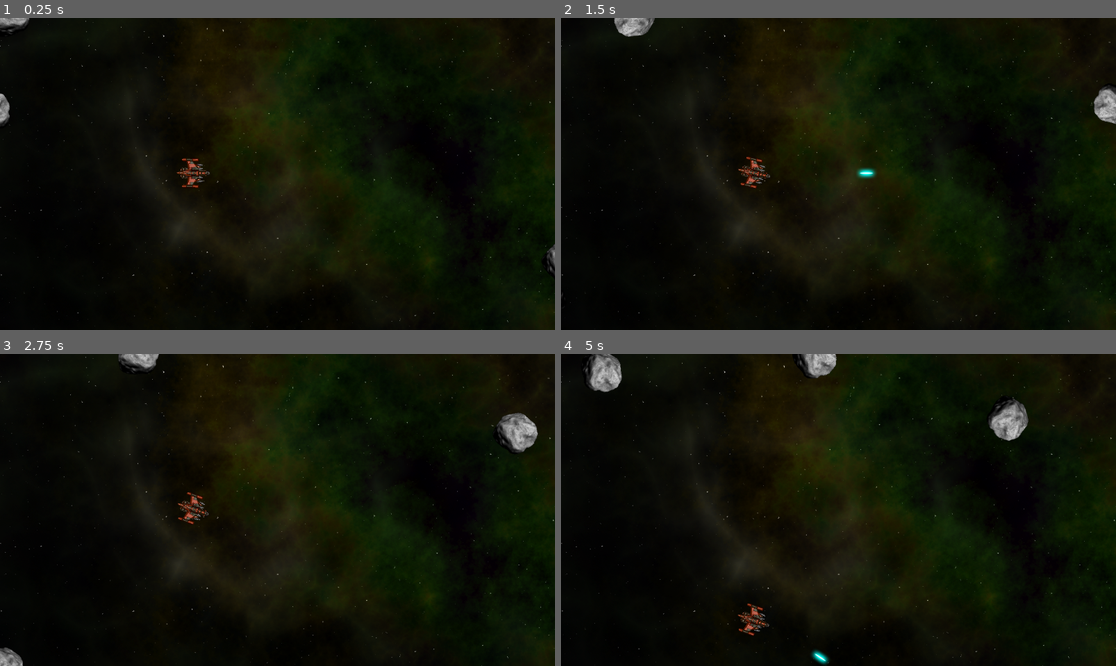
Above: before the commit, frames 1-4 (two rows, left to right).
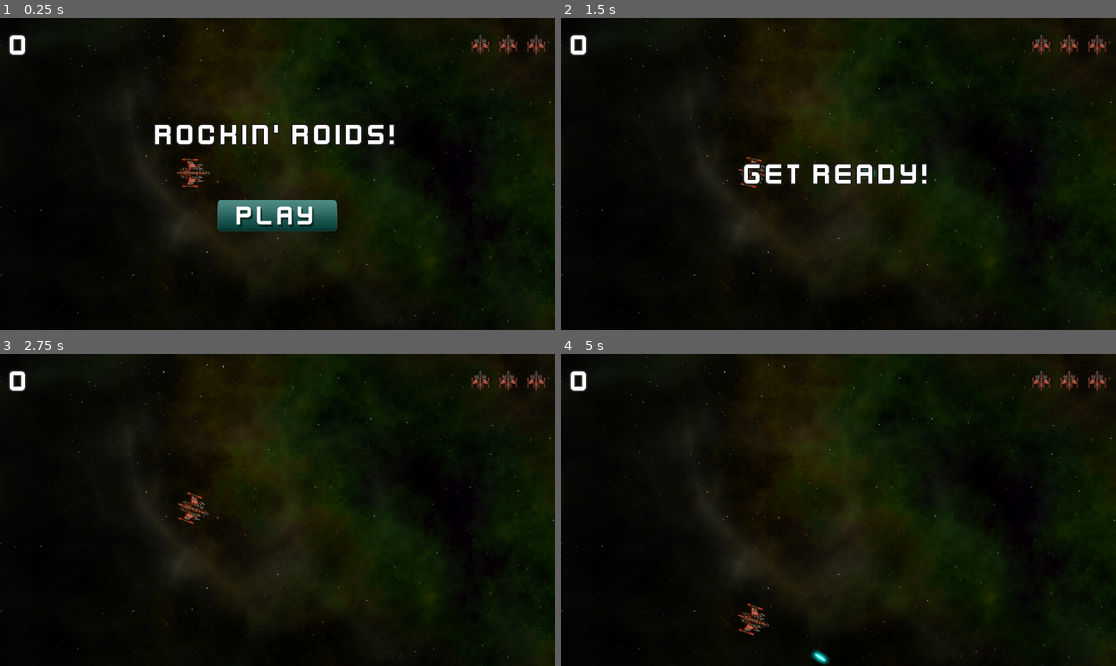
Above: after the commit, the same moments.

Repository: Nordtwig/rockin-roids
Game: Godot game, scene res://main/main.tscn
The game is run twice, just before and just after one commit, with the same random seed, the same clock (stepped at 60 frames per second) and the same inputs.
Inputs (mouse positions are in pixels of both pictures, inside the frame that each line leads up to):
- Up to frame 1 (0.25 s): no input
- Up to frame 2 (1.5 s): click (838, 214) at 0.52 s; hold D (rotate_right) from 1.28 s (still down); hold Space (shoot) from 1.28 s (still down)
- Up to frame 3 (2.75 s): release D (rotate_right) at 2.03 s; release Space (shoot) at 2.03 s; hold A (rotate_left) from 2.03 s (still down); tap Space (shoot) at 2.1 s
- Up to frame 4 (5 s): release A (rotate_left) at 2.78 s; hold D (rotate_right) 2.78-3.53 s; hold Space (shoot) 2.78-3.53 s; hold W (thrust) 3.53-4.28 s; tap Space (shoot) at 3.6 s; hold A (rotate_left) from 4.28 s (still down); hold Space (shoot) from 4.28 s (still down)

The runs differ from the first frame. In frame 1, 4.6% of the frame differs, in the area x 0-100%, y 0-83%; in frame 2, 2.5%; in frame 3, 1.6%; in frame 4, 2.2%.
Error after the commit: Invalid call. Nonexistent function 'reset' in base 'RigidBody2D (player.gd)'. (res://main/main.gd:53)

Commit message:
set up lives counter, startbutton, new game and next level logic

Diff:
--- a/explosion/explosion.tscn
+++ b/explosion/explosion.tscn
@@ -1,6 +1,21 @@
 [gd_scene load_steps=5 format=3 uid="uid://d2ureu03siua3"]
 
 [ext_resource type="Texture2D" uid="uid://bx8eqnsrrvygi" path="res://assets/explosion.png" id="1_ugkvk"]
+
+[sub_resource type="Animation" id="Animation_6fd1w"]
+length = 0.001
+tracks/0/type = "value"
+tracks/0/imported = false
+tracks/0/enabled = true
+tracks/0/path = NodePath(".:frame")
+tracks/0/interp = 1
+tracks/0/loop_wrap = true
+tracks/0/keys = {
+"times": PackedFloat32Array(0),
+"transitions": PackedFloat32Array(1),
+"update": 1,
+"values": [0]
+}
 
 [sub_resource type="Animation" id="Animation_jdhmm"]
 resource_name = "explosion"
@@ -19,21 +34,6 @@
 "values": [0, 63]
 }
 
-[sub_resource type="Animation" id="Animation_6fd1w"]
-length = 0.001
-tracks/0/type = "value"
-tracks/0/imported = false
-tracks/0/enabled = true
-tracks/0/path = NodePath(".:frame")
-tracks/0/interp = 1
-tracks/0/loop_wrap = true
-tracks/0/keys = {
-"times": PackedFloat32Array(0),
-"transitions": PackedFloat32Array(1),
-"update": 1,
-"values": [0]
-}
-
 [sub_resource type="AnimationLibrary" id="AnimationLibrary_r5mqg"]
 _data = {
 "RESET": SubResource("Animation_6fd1w"),
--- a/main/main.gd
+++ b/main/main.gd
@@ -3,12 +3,21 @@
 @export var rock_scene: PackedScene
 
 var screen_size: Vector2 = Vector2.ZERO
+var level: int = 0
+var score: int = 0
+var playing: bool = false
 
 
 func _ready() -> void:
     screen_size = get_viewport().get_visible_rect().size
-    for i in 3:
-        spawn_rock(3)
+    $HUD.start_game.connect(on_hud_start_game)
+
+
+func _process(_delta) -> void:
+    if not playing:
+        return
+    if get_tree().get_nodes_in_group("rocks").size() == 0:
+        new_level()
 
 
 func spawn_rock(size: float, position = null, velocity = null) -> void:
@@ -32,3 +41,26 @@
         var new_pos = pos + dir * radius
         var new_vel = dir * vel.length() * 1.1
         spawn_rock(size - 1, new_pos, new_vel)
+
+
+func new_game() -> void:
+    # remove any rocks from previous game
+    get_tree().call_group("rocks", "queue_free")
+    level = 0
+    score = 0
+    $HUD.update_score(score)
+    $HUD.show_message("Get Ready!")
+    $Player.reset()
+    await $HUD/Timer.timeout
+    playing = true
+
+
+func new_level() -> void:
+    level += 1
+    $HUD.show_message("Wave %s" % level)
+    for i in level:
+        spawn_rock(3)
+
+
+func on_hud_start_game() -> void:
+    new_game()
--- a/main/main.tscn
+++ b/main/main.tscn
@@ -1,9 +1,10 @@
-[gd_scene load_steps=6 format=3 uid="uid://6m2tysvlex6k"]
+[gd_scene load_steps=7 format=3 uid="uid://6m2tysvlex6k"]
 
 [ext_resource type="Script" path="res://main/main.gd" id="1_8ukpm"]
 [ext_resource type="Texture2D" uid="uid://ditcr1l5rfg0h" path="res://assets/space_background.png" id="1_y3hj4"]
 [ext_resource type="PackedScene" uid="uid://c7fifqy6dnshj" path="res://player/player.tscn" id="2_1mmkq"]
 [ext_resource type="PackedScene" uid="uid://b7e0qxixfikie" path="res://rock/rock.tscn" id="2_ntobk"]
+[ext_resource type="PackedScene" uid="uid://bkitkimoesb6a" path="res://ui/hud.tscn" id="5_3x7vj"]
 
 [sub_resource type="Curve2D" id="Curve2D_4ed40"]
 _data = {
@@ -28,3 +29,5 @@
 [node name="RockSpawn" type="PathFollow2D" parent="RockPath"]
 position = Vector2(-6, -9)
 rotation = 0.000853971
+
+[node name="HUD" parent="." instance=ExtResource("5_3x7vj")]
--- /dev/null
+++ b/ui/hud.gd
@@ -0,0 +1,44 @@
+extends CanvasLayer
+
+signal start_game
+
+@onready var lives_counter: Array[Node] = $MarginContainer/HBoxContainer/LivesCounter.get_children()
+@onready var score_label: Label = $MarginContainer/HBoxContainer/ScoreLabel
+@onready var message_label: Label = $VBoxContainer/MessageLabel
+@onready var start_button: TextureButton = $VBoxContainer/StartButton
+
+
+func _ready() -> void:
+    $Timer.timeout.connect(on_timer_timeout)
+    start_button.pressed.connect(on_start_button_pressed)
+
+
+func show_message(text: String) -> void:
+    message_label.text = text
+    message_label.show()
+    $Timer.start()
+
+
+func update_score(value: int) -> void:
+    score_label.text = str(value)
+
+
+func update_lives_counter(value: int) -> void:
+    for item in 3:
+        lives_counter[item].visible = value > item
+
+
+func game_over() -> void:
+    show_message("Game Over")
+    await $Timer.timeout
+    start_button.show()
+
+
+func on_timer_timeout() -> void:
+    message_label.hide()
+    message_label.text = ""
+
+
+func on_start_button_pressed() -> void:
+    start_button.hide()
+    start_game.emit()
--- a/ui/hud.tscn
+++ b/ui/hud.tscn
@@ -1,6 +1,7 @@
-[gd_scene load_steps=7 format=3 uid="uid://bkitkimoesb6a"]
+[gd_scene load_steps=8 format=3 uid="uid://bkitkimoesb6a"]
 
 [ext_resource type="FontFile" uid="uid://bgtbb5crxh7k" path="res://assets/kenvector_future_thin.ttf" id="1_24gkn"]
+[ext_resource type="Script" path="res://ui/hud.gd" id="1_ew65c"]
 [ext_resource type="Texture2D" uid="uid://d0d4x255qkskg" path="res://assets/player_small.png" id="2_wifbb"]
 [ext_resource type="Texture2D" uid="uid://byv1g1eilc6h8" path="res://assets/play_button.png" id="3_d72j1"]
 [ext_resource type="Texture2D" uid="uid://b7pquxkba8ofm" path="res://assets/play_button_h.png" id="4_n5edm"]
@@ -18,6 +19,7 @@
 outline_color = Color(0.105882, 0.105882, 0.105882, 1)
 
 [node name="HUD" type="CanvasLayer"]
+script = ExtResource("1_ew65c")
 
 [node name="Timer" type="Timer" parent="."]
 wait_time = 2.0
